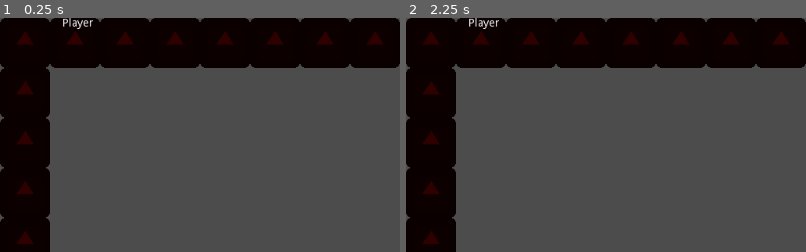
Above: before the commit, frames 1-2 (left to right).
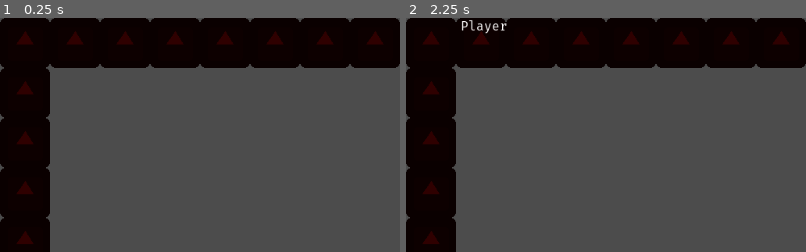
Above: after the commit, the same moments.

Repository: alexis-evelyn/Sweet-Tea
Game: Godot game, scene res://Worlds/World.tscn
The game is run twice, just before and just after one commit, with the same random seed, the same clock (stepped at 60 frames per second) and the same inputs. This scene is started directly instead of the project's main scene. The engine's default icon, where the game draws it, is replaced by a stand-in: a white triangle on a blue panel in a dark square.
Inputs:
- Up to frame 1 (0.25 s): no input
- Up to frame 2 (2.25 s): tap Enter at 0.5, 2 s; hold D 0.53-1.28 s; hold Tab 0.53-1.28 s; tap Space at 1.25 s; hold S 1.28-2.03 s; tap Tab at 1.35 s; hold D from 2.03 s (still down); hold Tab from 2.03 s (still down)
The pictures show only the part of the screen within x 0-50%, y 0-50%; the shares and areas given below are measured in that part.

The runs differ from the first frame. In frame 1, 0.2% of the frame differs, in the area x 15-24%, y 0-5%; in frame 2, 0.3%, in the area x 14-26%, y 0-7%.

Commit message:
Started Working on GUI

Diff:
--- /dev/null
+++ b/Fonts/dynamicfont/firacode-regular.tres
@@ -0,0 +1,6 @@
+[gd_resource type="DynamicFont" load_steps=2 format=2]
+
+[ext_resource path="res://Fonts/ttf/FiraCode-Regular.ttf" type="DynamicFontData" id=1]
+
+[resource]
+font_data = ExtResource( 1 )
--- /dev/null
+++ b/PlayerUI/PlayerList.tscn
@@ -0,0 +1,25 @@
+[gd_scene load_steps=2 format=2]
+
+[ext_resource path="res://PlayerUI/PlayerStats.tscn" type="PackedScene" id=1]
+
+[node name="PlayerUI" type="CanvasLayer"]
+
+[node name="panelPlayerStats" parent="." instance=ExtResource( 1 )]
+
+[node name="panelPlayerList" type="Panel" parent="."]
+self_modulate = Color( 1, 1, 1, 0 )
+margin_right = 200.0
+margin_bottom = 300.0
+
+[node name="lblLocalPlayer" type="Label" parent="panelPlayerList"]
+margin_right = 200.0
+margin_bottom = 14.0
+hint_tooltip = "Your players name is listed here."
+text = "Local Player Name Here!!!"
+align = 1
+
+[node name="boxList" type="VBoxContainer" parent="panelPlayerList"]
+margin_top = 14.0
+margin_right = 200.0
+margin_bottom = 300.0
+hint_tooltip = "This is a list of other players..."
--- /dev/null
+++ b/PlayerUI/PlayerStats.tscn
@@ -0,0 +1,7 @@
+[gd_scene format=2]
+
+[node name="panelPlayerStats" type="Panel"]
+self_modulate = Color( 1, 1, 1, 0 )
+margin_top = 500.0
+margin_right = 1024.0
+margin_bottom = 600.0
--- /dev/null
+++ b/PlayerUI/PlayerUI.tscn
@@ -0,0 +1,10 @@
+[gd_scene load_steps=3 format=2]
+
+[ext_resource path="res://PlayerUI/panelPlayerList.tscn" type="PackedScene" id=1]
+[ext_resource path="res://PlayerUI/PlayerStats.tscn" type="PackedScene" id=2]
+
+[node name="PlayerUI" type="CanvasLayer"]
+
+[node name="panelPlayerList" parent="." instance=ExtResource( 1 )]
+
+[node name="panelPlayerStats" parent="." instance=ExtResource( 2 )]
--- /dev/null
+++ b/PlayerUI/panelPlayerList.tscn
@@ -0,0 +1,18 @@
+[gd_scene format=2]
+
+[node name="panelPlayerList" type="Panel"]
+self_modulate = Color( 1, 1, 1, 0 )
+margin_right = 200.0
+margin_bottom = 300.0
+
+[node name="lblLocalPlayer" type="Label" parent="."]
+margin_right = 200.0
+margin_bottom = 14.0
+hint_tooltip = "Your players name is listed here."
+text = "Local Player Name Here!!!"
+
+[node name="boxList" type="VBoxContainer" parent="."]
+margin_top = 24.0
+margin_right = 200.0
+margin_bottom = 300.0
+hint_tooltip = "This is a list of other players..."
--- a/Scripts/network.gd
+++ b/Scripts/network.gd
@@ -31,7 +31,7 @@
 	name = "Sweet Tea", # Name of Server
 	icon = "res://...something.svg", # Server Icon (for Clients to See)
 	motd = "A Message Will Be Displayed to Clients Using This...", # Display A Message To Clients Before Player Joins Server
-	website = "https://sweet-tea.senorcontento.com/", # Server Owner's Website (to display rules, purchases, etc...
+	website = "https://sweet-tea.senorcontento.com/", # Server Owner's Website (to display rules, purchases, etc...)
 	num_player = 0, # Display Current Number of Connected Players (so client can see how busy a server is)
 	max_players = 0, # Maximum Number of Players (including server player)
 	used_port = 0 # Host Port
@@ -137,6 +137,10 @@
 
 	players.clear() # Clear The Player List
 	gamestate.player_info.net_id = 1 # Reset Network ID To 1 (default value)
+	get_tree().set_network_peer(null) # Disable Network Peer
+
+	# TODO: Maybe Pull Up A Disconnected Message GUI (which will then go to NetworkMenu)
+	get_tree().change_scene("res://Menus/NetworkMenu.tscn")
 
 # Failed To Connect To Server
 func _on_connection_failed():
--- a/Scripts/world.gd
+++ b/Scripts/world.gd
@@ -3,15 +3,17 @@
 # panelPlayerStats is meant for information like health and a hotbar
 
 # Declare member variables here. Examples:
-# var a = 2
-# var b = "text"
+onready var playerList = $PlayerUI/panelPlayerList
 
 # Main Function - Registers Event Handling (Handled By Both Client And Server)
 func _ready():
 	network.connect("player_list_changed", self, "_on_player_list_changed")
 
 	# Do Not Run Below Code if Headless
-	$HUD/panelPlayerList/lblLocalPlayer.text = gamestate.player_info.name # Display Local Client's Text on Screen
+	var localPlayer = $PlayerUI/panelPlayerList/lblLocalPlayer
+	localPlayer.text = gamestate.player_info.name # Display Local Client's Text on Screen
+	localPlayer.align = Label.ALIGN_CENTER # Aligns the Text To Center
+	localPlayer.add_font_override("font", load("res://Fonts/dynamicfont/firacode-regular.tres"))
 
 	if (get_tree().is_network_server()):
 		network.connect("player_removed", self, "_on_player_removed") # Register Player Removal Function
@@ -22,8 +24,11 @@
 		rpc_id(1, "spawn_players_server", gamestate.player_info) # Request for Server To Spawn Player
 
 # Called every frame. 'delta' is the elapsed time since the previous frame.
-#func _process(_delta):
-#	pass
+func _process(_delta):
+	if Input.is_key_pressed(KEY_TAB):
+		playerList.visible = true
+	else:
+		playerList.visible = false
 
 # For the server only
 master func spawn_players_server(pinfo):
@@ -135,12 +140,14 @@
 # Update Player List in GUI
 func _on_player_list_changed():
 	# Remove Nodes From Boxlist
-	for node in $HUD/panelPlayerList/boxList.get_children():
+	for node in $PlayerUI/panelPlayerList/boxList.get_children():
 		node.queue_free()
 
 	# Populate Boxlist With Player Names
 	for player in network.players:
 		if (player != gamestate.player_info.net_id):
-			var nlabel = Label.new()
-			nlabel.text = network.players[player].name
-			$HUD/panelPlayerList/boxList.add_child(nlabel)
+			var connectedPlayerLabel = Label.new()
+			connectedPlayerLabel.align = Label.ALIGN_CENTER # Aligns the Text To Center
+			connectedPlayerLabel.text = network.players[player].name
+			connectedPlayerLabel.add_font_override("font", load("res://Fonts/dynamicfont/firacode-regular.tres"))
+			$PlayerUI/panelPlayerList/boxList.add_child(connectedPlayerLabel)
--- a/Worlds/World.tscn
+++ b/Worlds/World.tscn
@@ -1,7 +1,8 @@
-[gd_scene load_steps=3 format=2]
+[gd_scene load_steps=4 format=2]
 
 [ext_resource path="res://Scripts/world.gd" type="Script" id=1]
 [ext_resource path="res://Objects/Blocks/Wall/Wall.tres" type="TileSet" id=2]
+[ext_resource path="res://PlayerUI/PlayerUI.tscn" type="PackedScene" id=3]
 
 [node name="GameWorld" type="Node2D"]
 script = ExtResource( 1 )
@@ -11,27 +12,4 @@
 format = 1
 tile_data = PoolIntArray( -1, 0, 0, -65536, 0, 0, -65535, 0, 0, -65534, 0, 0, -65533, 0, 0, -65532, 0, 0, -65531, 0, 0, …(1025 unchanged characters)…
 
-[node name="HUD" type="CanvasLayer" parent="."]
-editor/display_folded = true
-
-[node name="panelPlayerStats" type="Panel" parent="HUD"]
-self_modulate = Color( 1, 1, 1, 0 )
-margin_top = 500.0
-margin_right = 1024.0
-margin_bottom = 600.0
-
-[node name="panelPlayerList" type="Panel" parent="HUD"]
-self_modulate = Color( 1, 1, 1, 0 )
-margin_right = 200.0
-margin_bottom = 300.0
-
-[node name="lblLocalPlayer" type="Label" parent="HUD/panelPlayerList"]
-margin_right = 200.0
-margin_bottom = 14.0
-text = "Local Player Name Here!!!"
-align = 1
-
-[node name="boxList" type="VBoxContainer" parent="HUD/panelPlayerList"]
-margin_top = 14.0
-margin_right = 200.0
-margin_bottom = 300.0
+[node name="PlayerUI" parent="." instance=ExtResource( 3 )]
Binary file added: Fonts/ttf/FiraCode-Bold.ttf
Binary file added: Fonts/ttf/FiraCode-Light.ttf
Binary file added: Fonts/ttf/FiraCode-Medium.ttf
Binary file added: Fonts/ttf/FiraCode-Regular.ttf
Binary file added: Fonts/ttf/FiraCode-Retina.ttf
Not shown, added: Legal/ofl-firacode.txt
Not shown, removed: Legal/.placeholder_file
Not shown, added: ReadMe.md
